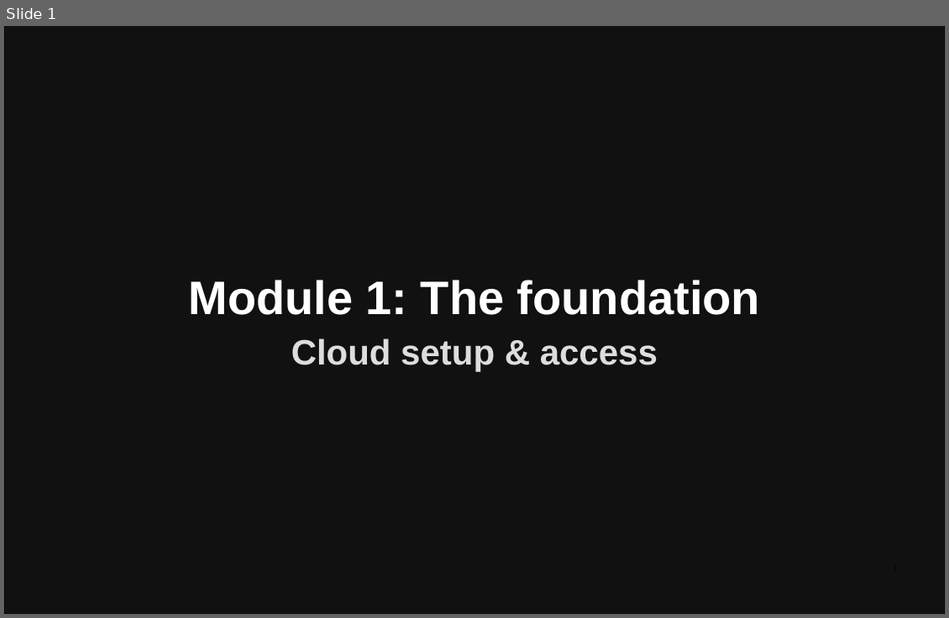
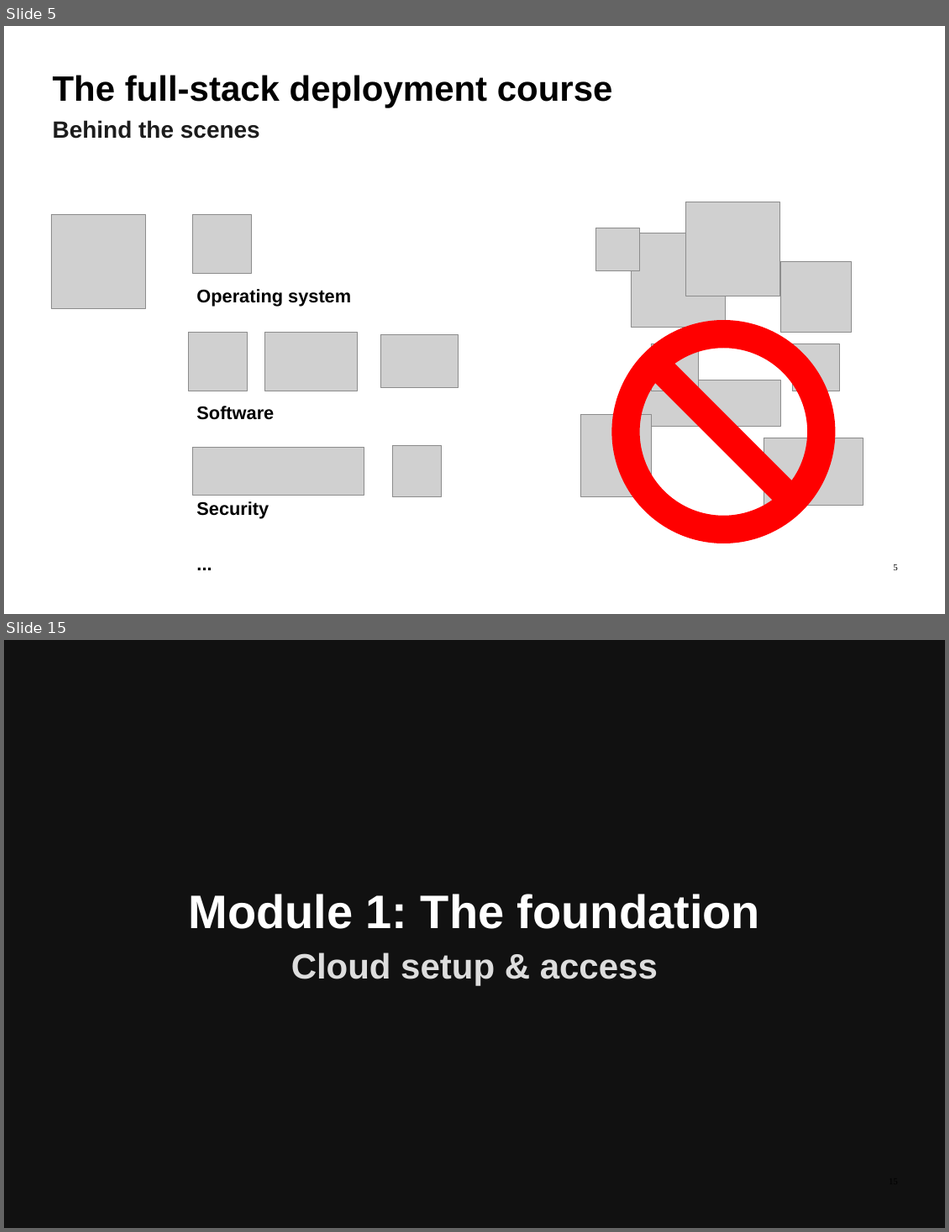
Before and after one commit to ImadSaddik/FullStackDeploymentHandbook, a slide deck: course-assets/slides/full_stack_deployment_guide.odp. Shown one above the other, each under a label of ours: slide 1 before the commit, slides 5 and 15 after it; the slides between them are not shown. The pictures are 949x618 and 949x1232 pixels, drawn with LibreOffice and Linux fonts; fonts in the diff are those of the drawing; grey boxes stand for pictures. Boxes give left, top, right and bottom in pixels: in the first picture for what was removed or moved away, otherwise in the second. Text is boxed around its words. In the diff, an @@ line names an element or a change of style, - is before the commit and + after.

```diff
--- a/course-assets/slides/full_stack_deployment_guide.odp
+++ b/course-assets/slides/full_stack_deployment_guide.odp
@@ slide 5 added at (4, 26, 945, 614), background #FFFFFF @@
@@ text added at (53, 75, 613, 107), 54 pt, text #000000, bold @@
+The full-stack deployment course
@@ text added at (53, 120, 260, 139), 36 pt, text #1C1C1C, bold @@
+Behind the scenes
@@ picture added at (51, 214, 145, 308) @@
@@ picture added at (192, 214, 251, 273) @@
@@ group added at (596, 202, 851, 332): 4 pictures @@
@@ text added at (196, 289, 351, 306), 28 pt, text #000000, bold @@
+Operating system
@@ no-entry sign added at (612, 320, 836, 543), fill #FF0000 @@
@@ picture added at (189, 332, 248, 391) @@
@@ picture added at (264, 332, 358, 391) @@
@@ picture added at (380, 334, 458, 387) @@
@@ picture added at (651, 344, 698, 391) @@
@@ picture added at (792, 344, 839, 391) @@
@@ picture added at (641, 380, 780, 426) @@
@@ text added at (196, 406, 274, 420), 28 pt, text #000000, bold @@
+Software
@@ picture added at (580, 414, 651, 496) @@
@@ picture added at (192, 447, 364, 495) @@
@@ picture added at (392, 445, 441, 497) @@
@@ picture added at (763, 438, 862, 505) @@
@@ text added at (196, 501, 269, 519), 28 pt, text #000000, bold @@
+Security
@@ text added at (192, 544, 357, 584), 28 pt, text #000000, bold @@
+...
@@ page number added at (893, 564, 897, 570), 14 pt, text #000000 @@
+5
@@ what was slide 1 is now slide 15 @@
```
Also in this commit, not shown: 13 other slides added.
